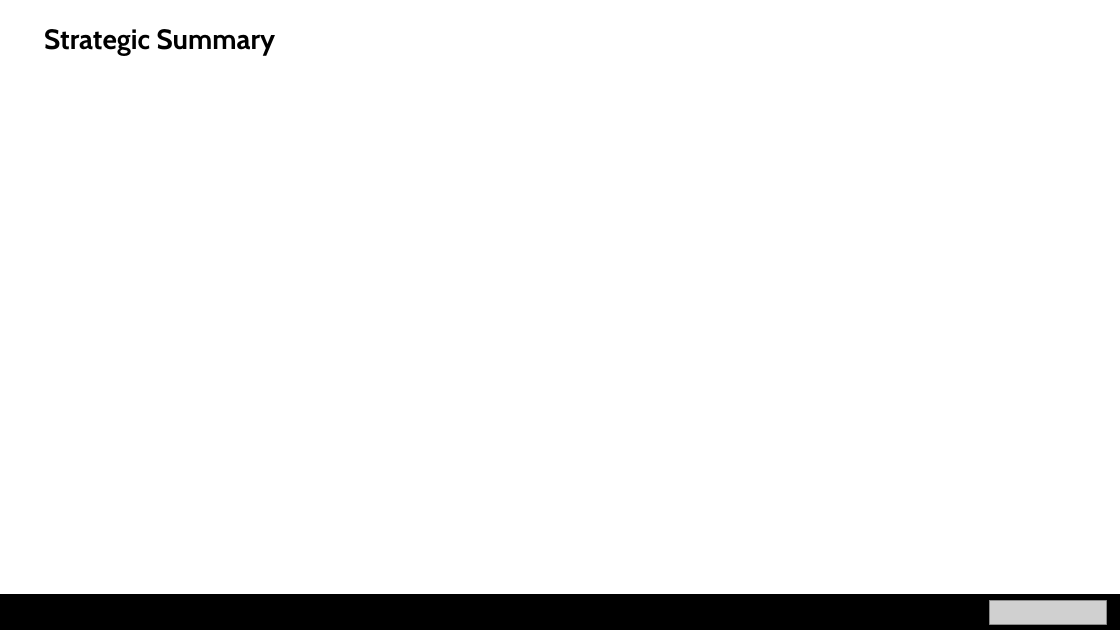
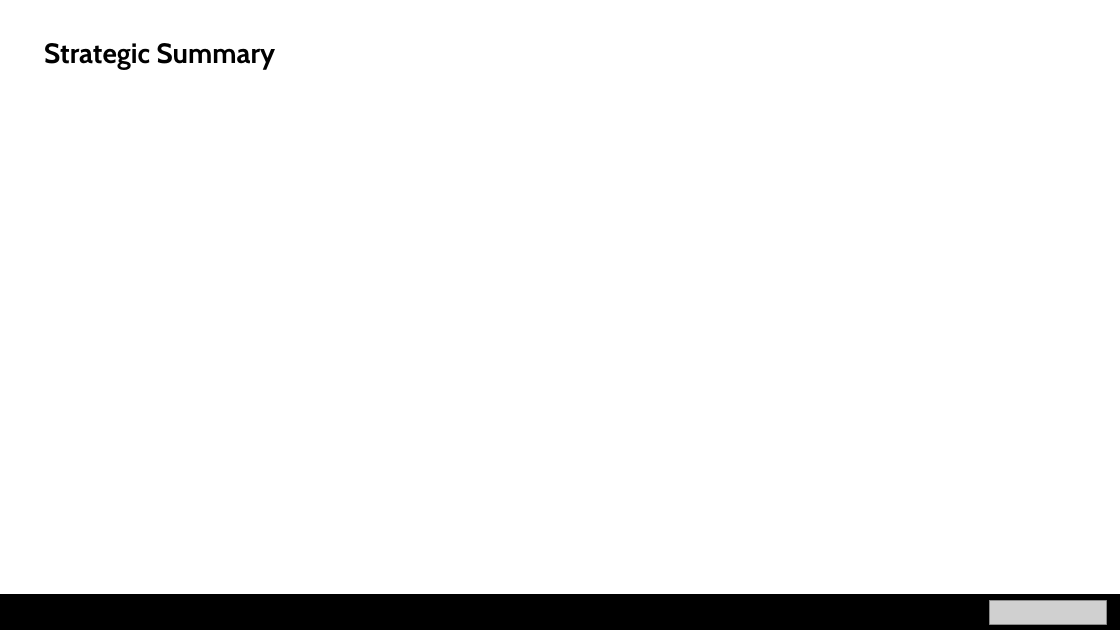
Before and after one commit to nicklewis-16/applied_algo_final, a slide deck: slide 13 of project_presentation.pptx. Drawn at 1120x630 pixels with LibreOffice and Linux fonts; fonts in the diff are those of the drawing; grey boxes stand for pictures. Boxes give left, top, right and bottom in pixels: in the first picture for what was removed or moved away, otherwise in the second. Text is boxed around its words. In the diff, an @@ line names an element or a change of style, - is before the commit and + after.

```diff
--- a/project_presentation.pptx
+++ b/project_presentation.pptx
@@ text "Strategic Summary" moved from (x1=44, y1=29, x2=276, y2=55) to (x1=44, y1=43, x2=276, y2=69) @@
```
Also in this commit, not shown: 8 other slides changed, 3 slides added, 3 slides removed, 1 other file.
